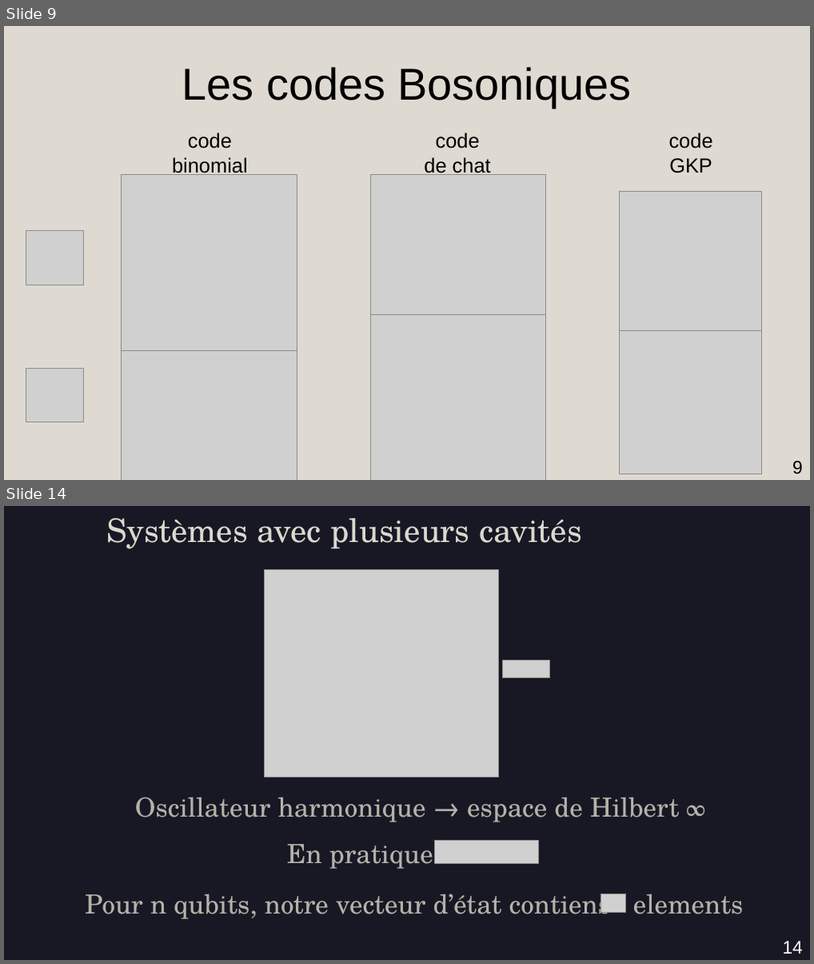
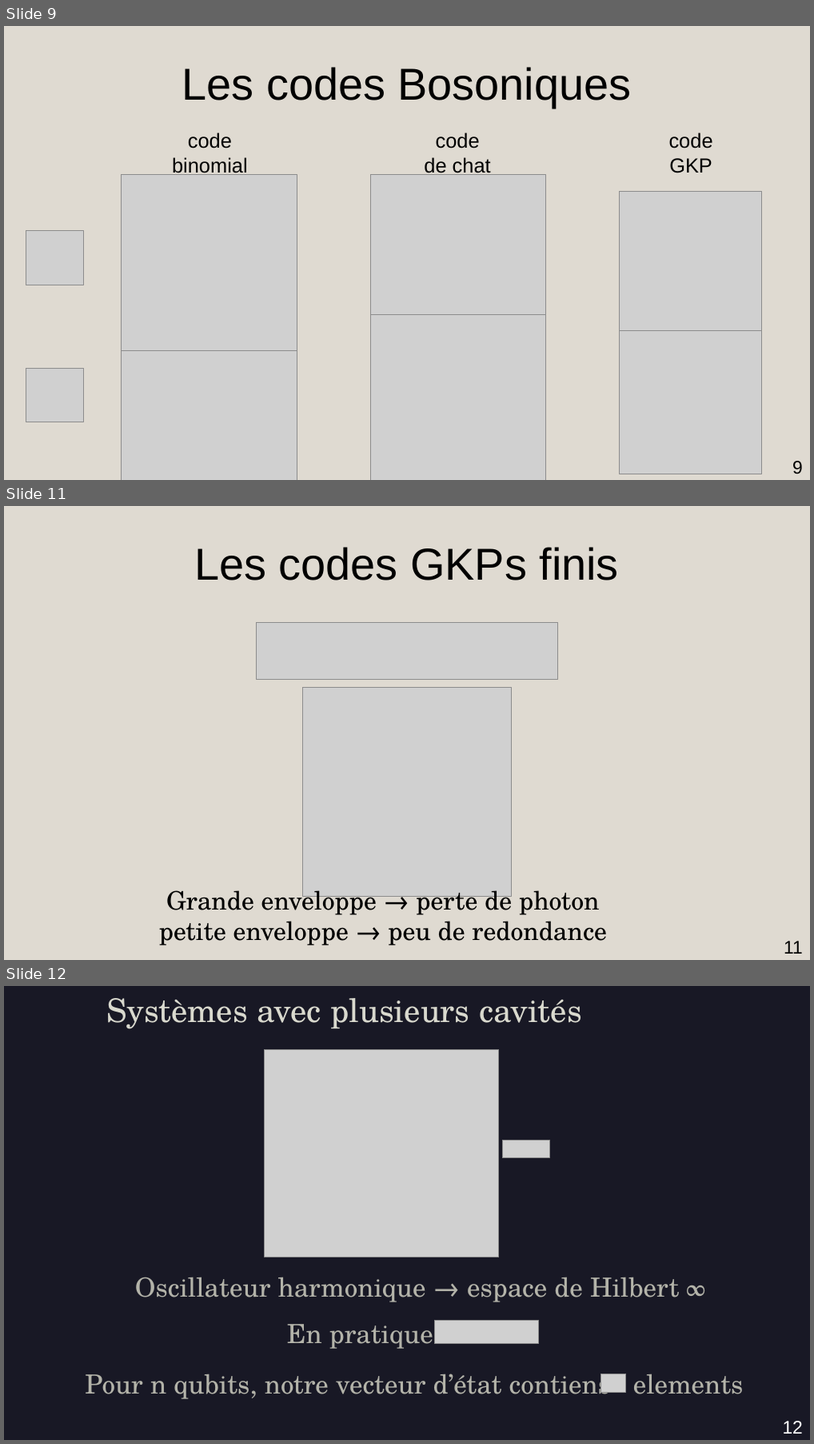
Before and after one commit to AmdaU/presentations, a slide deck: Seminaire/Seminaire.odp. Shown one above the other, each under a label of ours: slides 9 and 14 before the commit, slides 9, 11 and 12 after it; the slides between them are not shown. The pictures are 814x964 and 814x1444 pixels, drawn with LibreOffice and Linux fonts; fonts in the diff are those of the drawing; grey boxes stand for pictures. Boxes give left, top, right and bottom in pixels: in the first picture for what was removed or moved away, otherwise in the second. Text is boxed around its words. In the diff, an @@ line names an element or a change of style, - is before the commit and + after.

```diff
--- a/Seminaire/Seminaire.odp
+++ b/Seminaire/Seminaire.odp
@@ slide 11 added at (4, 506, 810, 960), background #DFDAD1 @@
@@ title added at (194, 547, 619, 580), 44 pt, text #000000 @@
+Les codes GKPs finis
@@ picture added at (257, 622, 558, 680) @@
@@ picture added at (302, 687, 512, 896) @@
@@ title added at (159, 884, 606, 945), 25 pt, text #000000 @@
+Grande enveloppe → perte de photon
+petite enveloppe → peu de redondance
@@ page number added at (784, 940, 803, 953), 18 pt, text #000000 @@
+11
@@ what was slide 14 is now slide 12 @@
@@ page number at (783, 1420, 803, 1433): text changed @@
-14
+12
```
Also in this commit, not shown: 6 slides changed, 2 other slides added, 5 slides removed, 15 other files.
